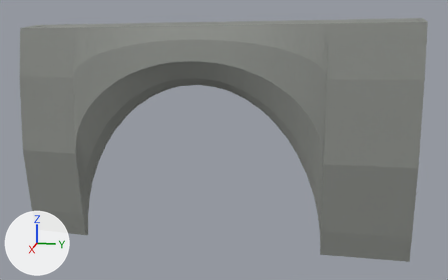
The glTF model public/model/body/dalagan_fender_fl.glb: old version first, new version second.
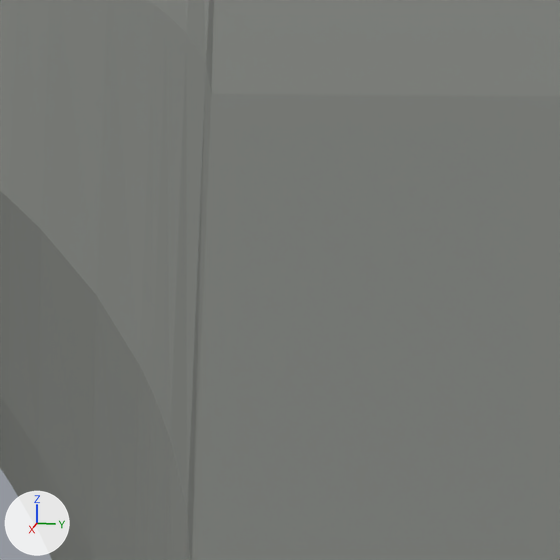
Old and new are each drawn whole from a 50 mm camera at (1.824, -0.196, 0.088) aimed at (0.069, -0.547, -0.35) and again close up on the part from 65% to 86% of the width and 23% to 57% of the height. Every picture has the same lights, and +X, +Y and +Z are marked at lower left. The first two pictures are the older version. Vertices at exactly the same position are counted once.

The scene before the commit, as lines of its bpy script (objects in view):
```python
me_dalagan_fender_fl = bpy.data.meshes.new('dalagan_fender_fl')
me_dalagan_fender_fl.from_pydata(...)  # 516 vertices, 1028 faces; spans x -0.016..0.156, y -1.16..0.0, z -0.674..0.006
me_dalagan_fender_fl.materials.append(mat_panel)  # grey #8b8e89
ob_dalagan_fender_fl = bpy.data.objects.new('dalagan_fender_fl', me_dalagan_fender_fl)
ob_dalagan_fender_fl.location = (0.0, 0.0, 0.0)
```
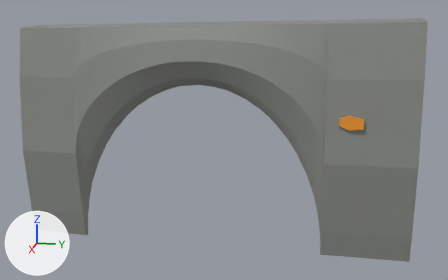
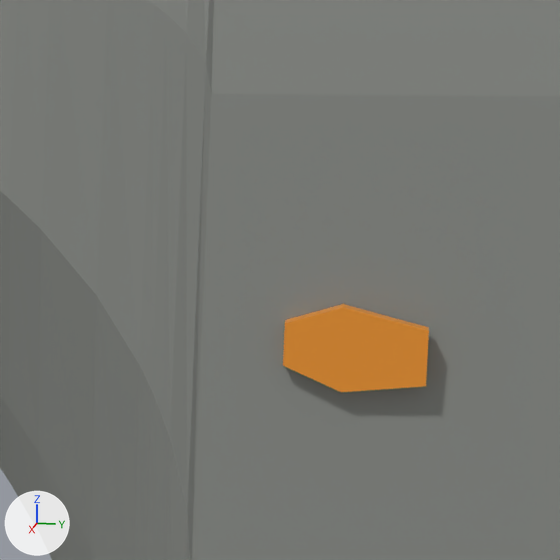
Location of each change, (x1, y1, x2, y2) in pixels of the close-ups (560 x 560 px):
part 1 of me_dalagan_fender_fl, added (orange)
    after: (283, 304, 429, 392)

What the commit changed:
Material 'amber' (mat_amber) is new.
Its base color is (0.982, 0.352, 0.0356) (orange #fda035).
Its metallic is 0.15.
Its roughness is 0.34.
me_dalagan_fender_fl is used by ob_dalagan_fender_fl; location (0.0, 0.0, 0.0).
me_dalagan_fender_fl had 516 vertices, 1028 faces and spanned x -0.016..0.156, y -1.16..0.0, z -0.674..0.006.
me_dalagan_fender_fl now has 528 vertices, 1048 faces and spans x -0.016..0.16, y -1.16..0.0, z -0.674..0.006.
Part 1, on me_dalagan_fender_fl:
6 vertices are added at (0.148, -0.213, -0.255), (0.148, -0.213, -0.275), (0.15, -0.186, -0.286), (0.152, -0.148, -0.281), (0.152, -0.148, -0.255), (0.15, -0.187, -0.246).
6 new vertices lie (0.008, 0.0, 0.0) away from vertices in x 0.148..0.152, y -0.213..-0.148, z -0.286..-0.246.
20 new faces join them, mat_amber (orange #fda035).
me_dalagan_fender_fl gains material mat_amber (orange #fda035).
